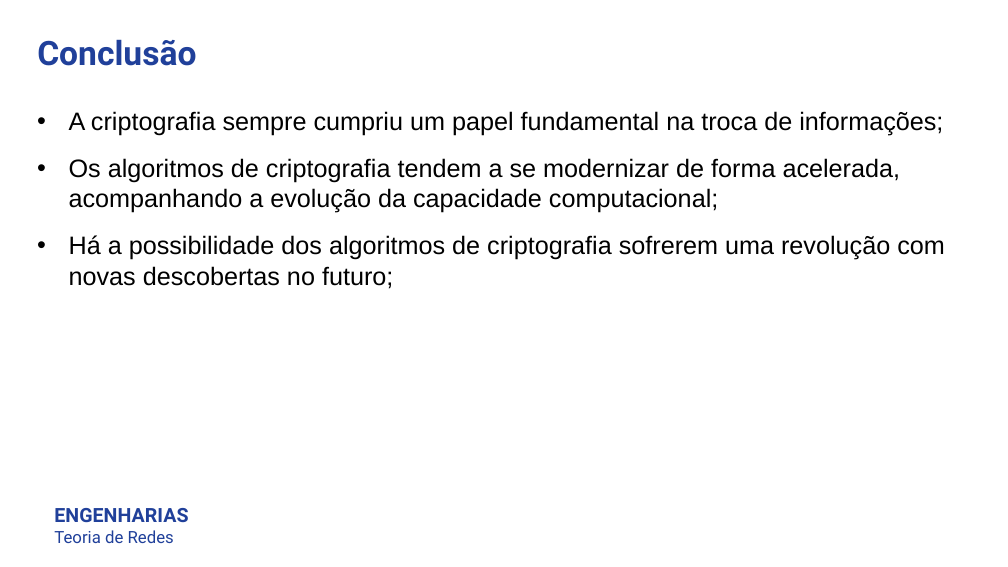
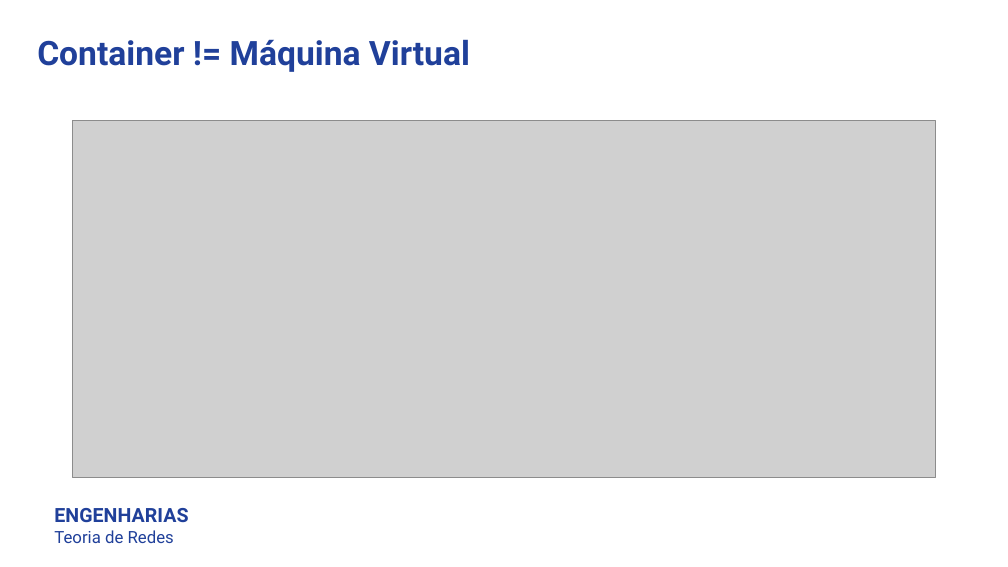
Before and after one commit to luisfelipe998/docker-demo, a slide deck: slide 4 of LuisFelipeBorsoi_LuizFelipeFlores_TGB.pptx (slide 3 before the commit). Drawn at 1008x567 pixels with LibreOffice and Linux fonts; fonts in the diff are those of the drawing; grey boxes stand for pictures. Boxes give left, top, right and bottom in pixels: in the first picture for what was removed or moved away, otherwise in the second. Text is boxed around its words. In the diff, an @@ line names an element or a change of style, - is before the commit and + after.

```diff
--- a/LuisFelipeBorsoi_LuizFelipeFlores_TGB.pptx
+++ b/LuisFelipeBorsoi_LuizFelipeFlores_TGB.pptx
@@ text at [37, 39, 470, 72]: text changed @@
-Conclusão
+Container != Máquina Virtual
@@ text removed at [69, 111, 945, 289] @@
-• A criptografia sempre cumpriu um papel fundamental na troca de informações;
-• Os algoritmos de criptografia tendem a se modernizar de forma acelerada, acompanhando a evolução da capacidade computacional;
-• Há a possibilidade dos algoritmos de criptografia sofrerem uma revolução com novas descobertas no futuro;
@@ picture added at [73, 121, 935, 478] @@
```
Also in this commit, not shown: 2 other slides changed, 26 slides added, 4 other files.
